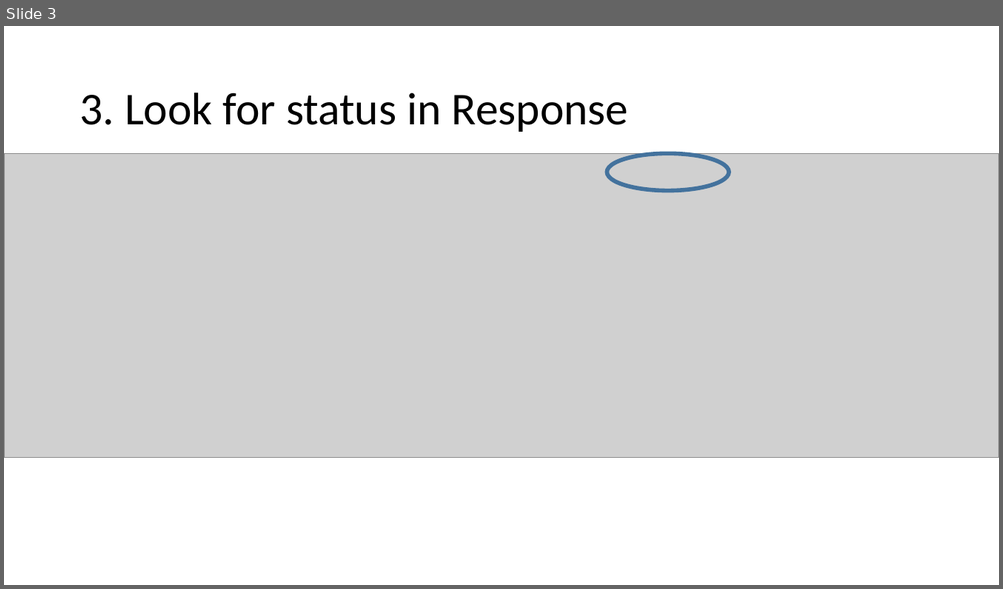
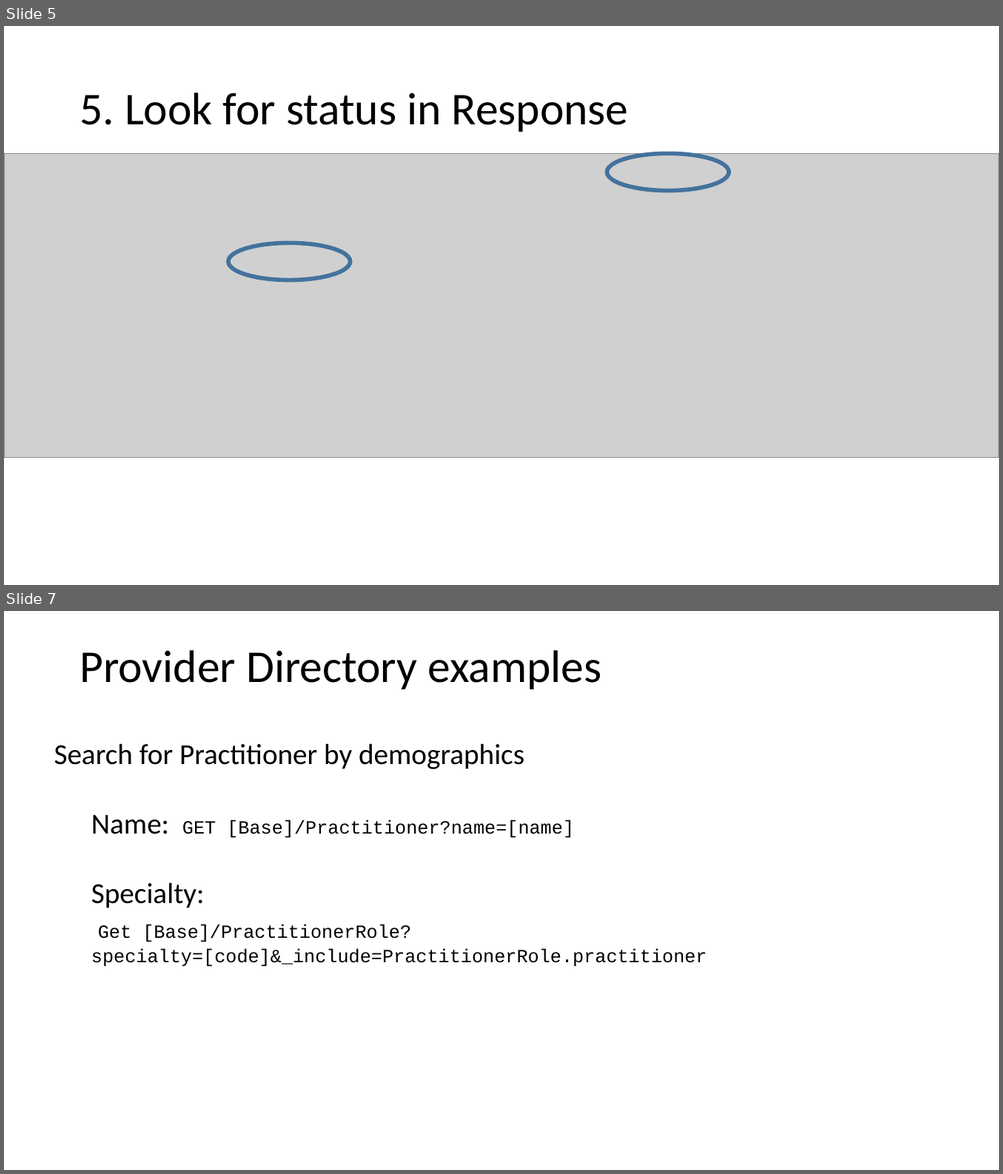
Before and after one commit to Healthedata1/Manual_Examples, a slide deck: Manual POST to Server.pptx. Shown one above the other, each under a label of ours: slide 3 before the commit, slides 5 and 7 after it; the slides between them are not shown. The pictures are 1003x589 and 1003x1174 pixels, drawn with LibreOffice and Linux fonts; fonts in the diff are those of the drawing; grey boxes stand for pictures. Boxes give left, top, right and bottom in pixels: in the first picture for what was removed or moved away, otherwise in the second. Text is boxed around its words. In the diff, an @@ line names an element or a change of style, - is before the commit and + after.

```diff
--- a/Manual POST to Server.pptx
+++ b/Manual POST to Server.pptx
@@ slide 7 added at [4, 611, 999, 1170], background #FFFFFF @@
@@ title added at [79, 650, 601, 689], 44 pt, text #000000 @@
+Provider Directory examples
@@ text added at [54, 743, 707, 967], 18 pt, text #000000 @@
+Search for Practitioner by demographics
+  Name: GET [Base]/Practitioner?name=[name]
+  Specialty:
+  Get [Base]/PractitionerRole?specialty=[code]&_include=PractitionerRole.practitioner
@@ what was slide 3 is now slide 5 @@
@@ slide 5 changed as well @@
@@ title at [79, 93, 629, 132]: text changed @@
-3. Look for status in Response
+5. Look for status in Response
@@ ellipse added at [227, 243, 350, 281], outline #43739E 4 pt @@
```
Also in this commit, not shown: 2 other slides changed, 6 other slides added.
